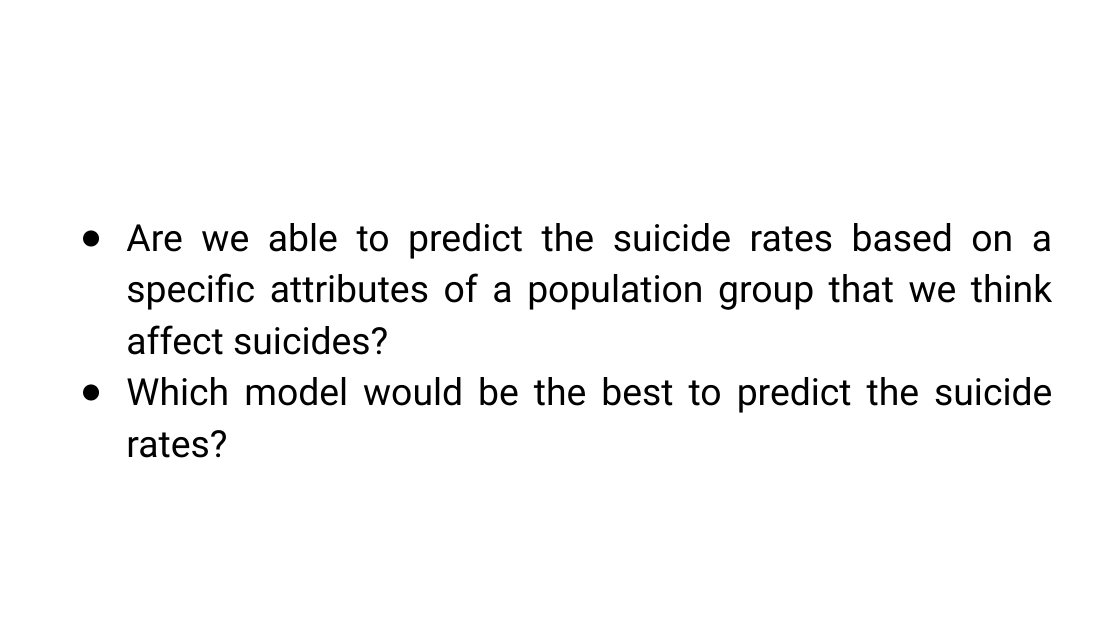
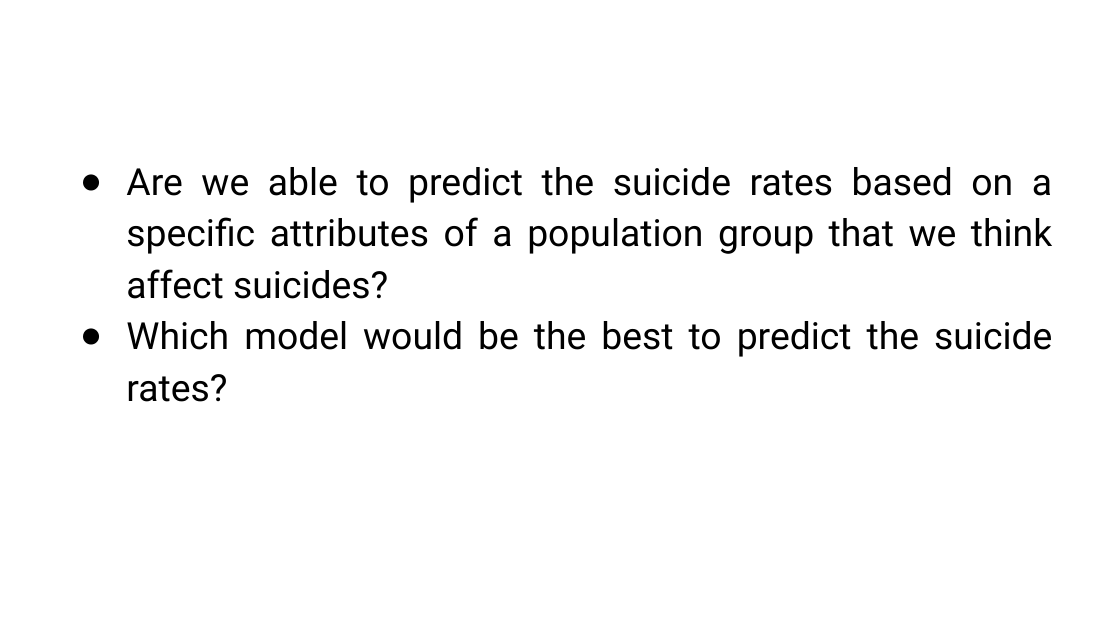
Before and after one commit to BernardLesley/Data_Analysis_Suicide_Rate, a slide deck: slide 5 of SC1015 Slides.pptx. Drawn at 1120x630 pixels with LibreOffice and Linux fonts; fonts in the diff are those of the drawing. Boxes give left, top, right and bottom in pixels: in the first picture for what was removed or moved away, otherwise in the second. Text is boxed around its words. In the diff, an @@ line names an element or a change of style, - is before the commit and + after.

```diff
--- a/SC1015 Slides.pptx
+++ b/SC1015 Slides.pptx
@@ text "Are we able to predict ...": place and size @@
-text "Are we able to predict ..." at [126,223,1052,458]
+text "Are we able to predict ..." at [126,167,1052,402]
```
Also in this commit, not shown: 4 other slides changed.
